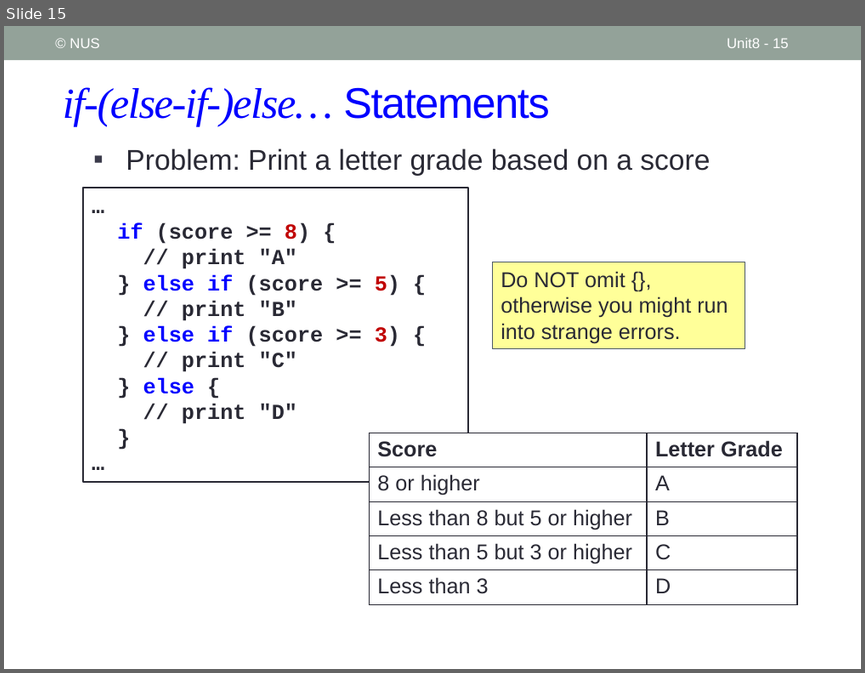
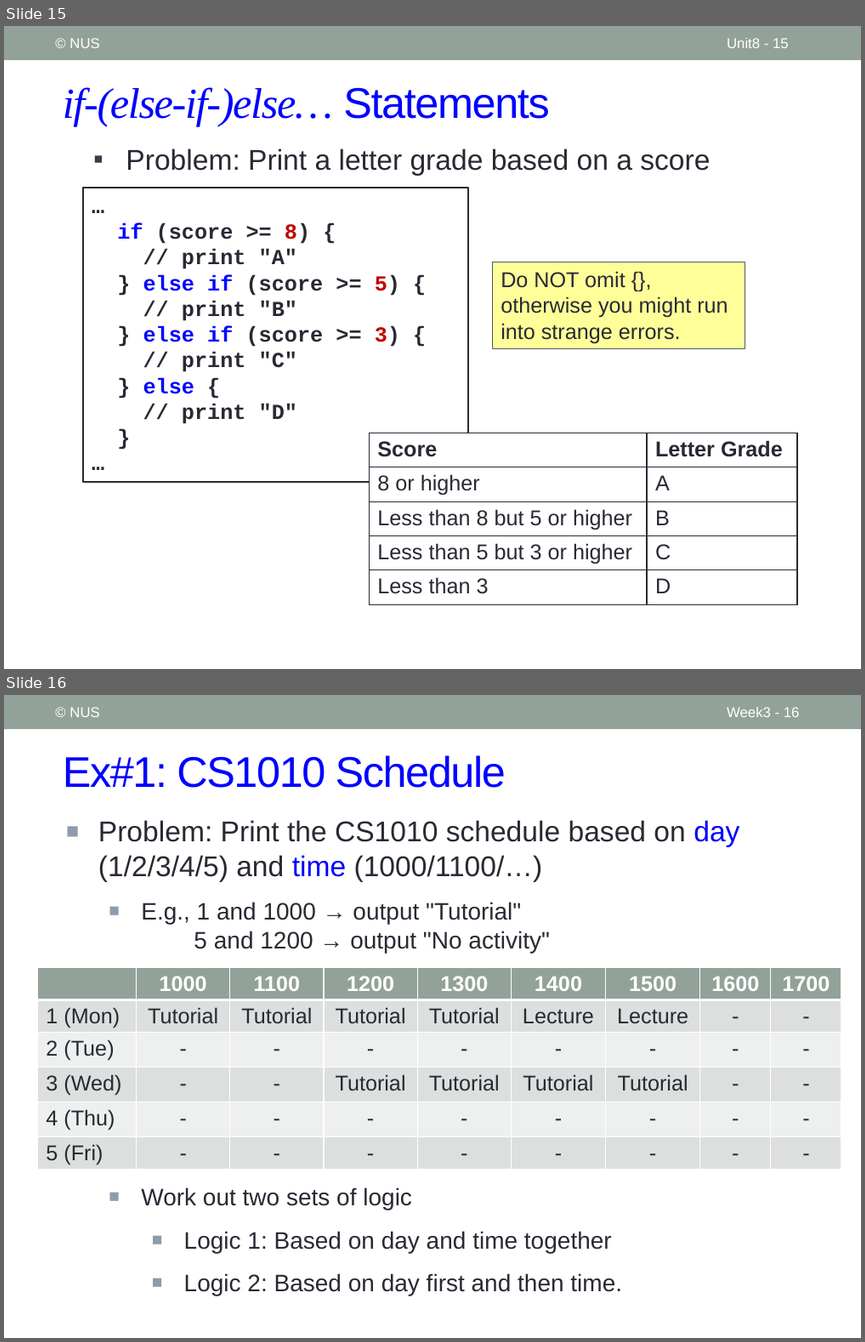
Before and after one commit to nus-cs1010-2021-s2/website, a slide deck: slides/Unit8_Conditional Statements.pptx. Shown one above the other, each under a label of ours: slide 15 before the commit, slides 15 and 16 after it. The pictures are 865x673 and 865x1342 pixels, drawn with LibreOffice and Linux fonts; fonts in the diff are those of the drawing. Boxes give left, top, right and bottom in pixels: in the first picture for what was removed or moved away, otherwise in the second. Text is boxed around its words. In the diff, an @@ line names an element or a change of style, - is before the commit and + after.

```diff
--- a/slides/Unit8_Conditional Statements.pptx
+++ b/slides/Unit8_Conditional Statements.pptx
@@ slide 16 added at [4,695,861,1338], background #FFFFFF; not listed: 1 template element that a slide beside it also shows @@
@@ text added at [69,707,99,717], 12 pt, text #FFFFFF @@
+© NUS
@@ page number added at [726,707,800,717], 12 pt, text #FFFFFF @@
+Week3 - 16
@@ title added at [63,755,506,788], 36 pt, text #0000FF @@
+Ex#1: CS1010 Schedule
@@ text added at [98,820,739,1295], 20 pt, text #292934 @@
+■ Problem: Print the CS1010 schedule based on day (1/2/3/4/5) and time (1000/1100/…)
+  ■ E.g., 1 and 1000 → output "Tutorial"
+    5 and 1200 → output "No activity"
+  ■ Work out two sets of logic
+    ■ Logic 1: Based on day and time together
+    ■ Logic 2: Based on day first and then time.
@@ table added at [37,968,839,1174], 6 rows, 9 columns @@
+ | 1000 | 1100 | 1200 | 1300 | 1400 | 1500 | 1600 | 1700
+1 (Mon) | Tutorial | Tutorial | Tutorial | Tutorial | Lecture | Lecture | - | -
+2 (Tue) | - | - | - | - | - | - | - | -
+3 (Wed) | - | - | Tutorial | Tutorial | Tutorial | Tutorial | - | -
+4 (Thu) | - | - | - | - | - | - | - | -
+5 (Fri) | - | - | - | - | - | - | - | -
```
Also in this commit, not shown: 8 slides changed, 1 other slide added, 7 other files.
